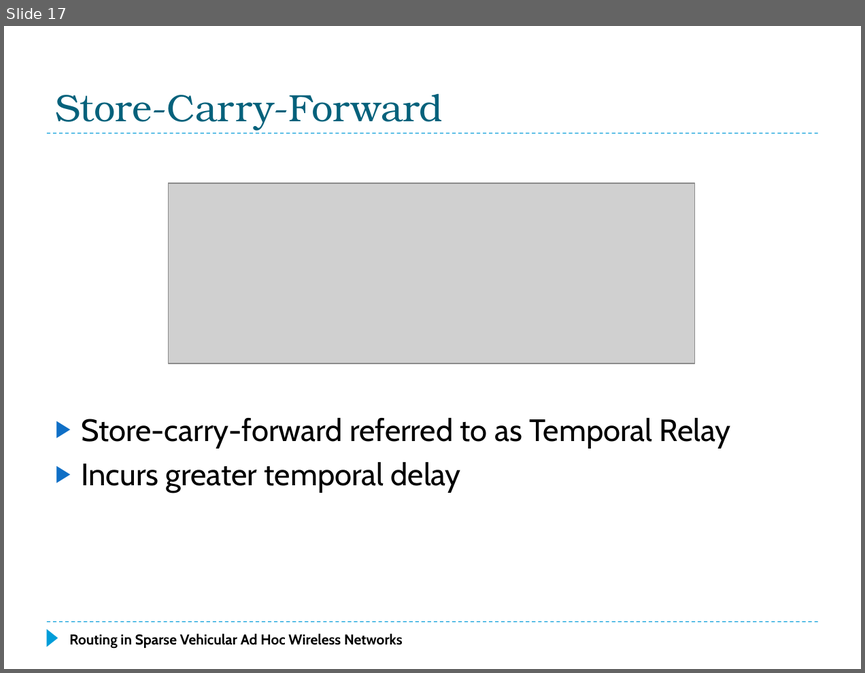
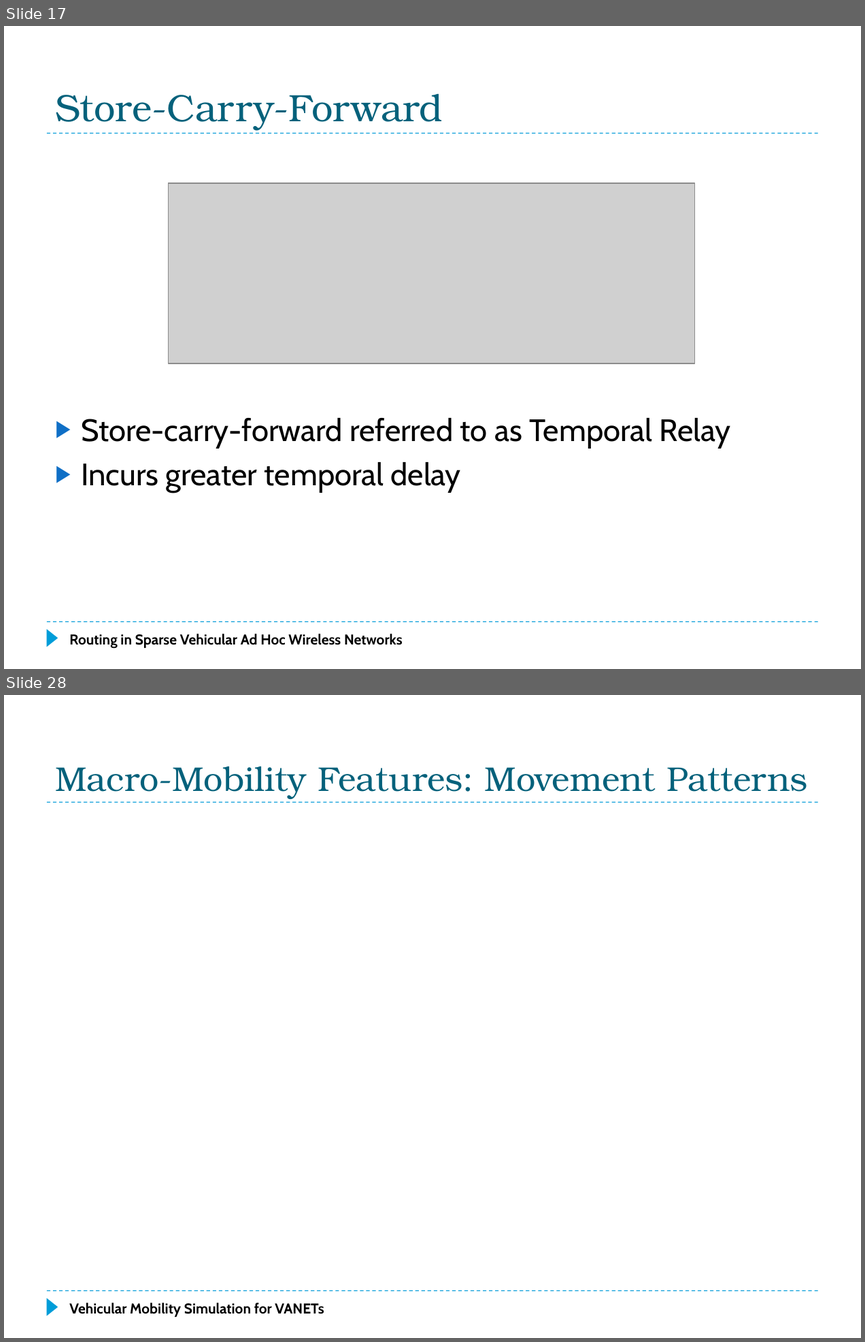
Before and after one commit to f33losopher/EEMaster_VANET, a slide deck: VANET_Felix.pptx. Shown one above the other, each under a label of ours: slide 17 before the commit, slides 17 and 28 after it; the slides between them are not shown. The pictures are 865x673 and 865x1342 pixels, drawn with LibreOffice and Linux fonts; fonts in the diff are those of the drawing; grey boxes stand for pictures. Boxes give left, top, right and bottom in pixels: in the first picture for what was removed or moved away, otherwise in the second. Text is boxed around its words. In the diff, an @@ line names an element or a change of style, - is before the commit and + after.

```diff
--- a/VANET_Felix.pptx
+++ b/VANET_Felix.pptx
@@ slide 28 added at (4, 695, 861, 1338), background #FFFFFF; not listed: 3 template elements that a slide beside it also shows @@
@@ title added at (55, 766, 807, 798), 28.8 pt, text #04617B @@
+Macro-Mobility Features: Movement Patterns
@@ text added at (69, 1302, 324, 1317), 12 pt, text #000000, bold @@
+Vehicular Mobility Simulation for VANETs
```
Also in this commit, not shown: 1 slide changed, 10 other slides added, 7 slides removed, 1 other file.
